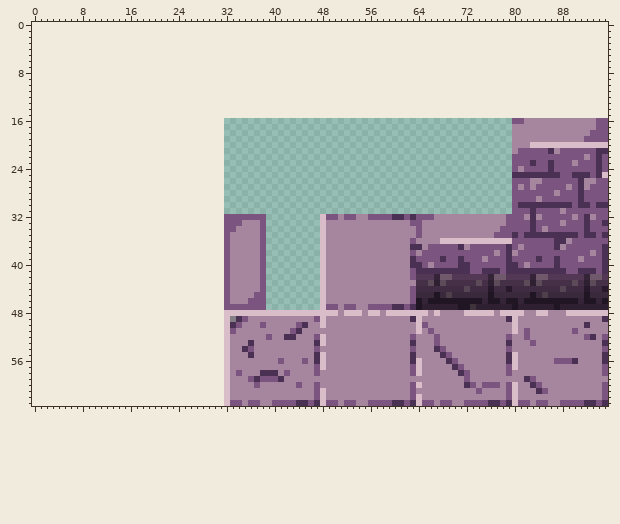
File history of a sprite sheet, sprites/tilesets/dungeon tile.png. Above, as it was before the edit.
The file is 64x48 pixels. Colours within 5 levels of each other are drawn and written as one. The old version is drawn lined up with the new one, on the new canvas.
Once edited:
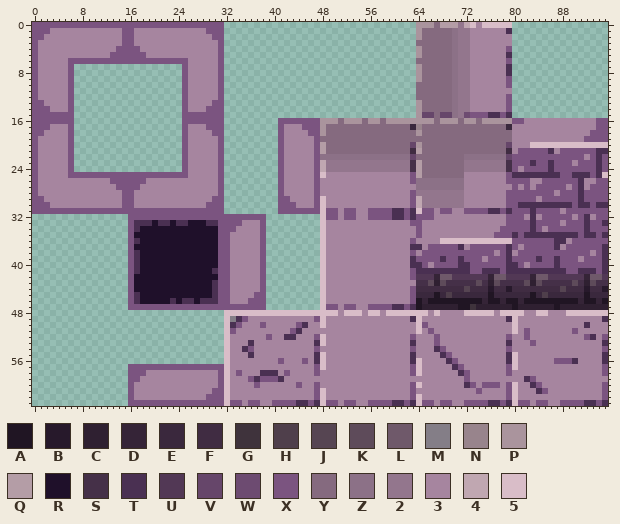
Palette (. is transparent): A #201523  B #27192b  C #2f2031  D #352437  E #3a283d  F #402c42  G #3f333c  H #4f3f4b  J #564552  K #5e4b5a  L #6f596a  M #847e87  N #98848c  P #aa949d  Q #b49da6  R #1f102a  S #453048  T #4a3052  U #523855  V #66466a  W #6d4b71  X #7b5480  Y #856a7f  Z #8c7187  2 #93768d  3 #a6859f  4 #c0a7b1  5 #d9bdc8
Edits made:
canvas 64x48 -> 96x64, the old top-left corner now at 32,16
Changed rows in their new state; - is an unchanged pixel.
first column x 0:
 0 XXXXXXXXXXXXXXXXXXXXXXXXXXXXXXXX--------------------------------PPPYQQQ245355555
 1 XXX333333333333XX333333333333XXX--------------------------------PYYYYYZ22333333T
 2 XX3333333333333XX3333333333333XX--------------------------------PYYYYYZ223333333
 3 X33333333333333XX33333333333333X--------------------------------YYYYYYZ223333333
 4 X3333333333333XXXX3333333333333X--------------------------------PYYYYYZ22333333X
 5 X333333333333XXXXXX333333333333X--------------------------------PYYYYYZ22333333T
 6 X33333XXXXXXXXXXXXXXXXXXXX33333X--------------------------------YYYYYYZ22333333X
 7 X33333X------------------X33333X--------------------------------PYYYYYZ22333333T
 8 X33333X------------------X33333X--------------------------------PYYYYYZ22333333T
 9 X33333X------------------X33333X--------------------------------PYYYYYZ22333333X
10 X33333X------------------X33333X--------------------------------YYYYYYZ22333333X
11 X33333X------------------X33333X--------------------------------YYYYYYZ223333333
12 X33333X------------------X33333X--------------------------------YYYYYYZ22333333X
13 XX3333X------------------X3333XX--------------------------------PYYYYYZ22333333X
14 XXX333X------------------X333XXX--------------------------------PYYYYYZ22333333X
15 XXXXXXX------------------XXXXXXX--------------------------------PVVYVVZ2WXXXTTXT
16 XXXXXXX------------------XXXXXXX---------XXXXXXXPPPYPPPYPPYPPPPPPPPYPPPYPPYPPPPP
17 XXX333X------------------X333XXX---------X333XXXPYYYYYYYYYYYYYYENYYYYYYYYYYYYYYE
18 XX3333X------------------X3333XX---------X3333XXPYYYYYYYYYYYYYYYPYYYYYYYYYYYYYYY
19 X33333X------------------X33333X---------X33333XYYYYYYYYYYYYYYYYYYYYYYYYYYYYYYYY
20 X33333X------------------X33333X---------X33333XQYYYYYYYYYYYYYYVPYYYYYYYYYYYYYYV
21 X33333X------------------X33333X---------X33333XQYYYYYYYYYYYYYYFQYYYYYYYYYYYYYYF
22 X33333X------------------X33333X---------X33333XZZZZZZZZZZZZZZZVYYYYYYYYZZZZZZZV
23 X33333X------------------X33333X---------X33333X422222222222222SQYYYYYYY2222222S
24 X33333X------------------X33333X---------X33333X422222222222222SQYYYYYYY2222222S
25 X33333XXXXXXXXXXXXXXXXXXXX33333X---------X33333X533333333333333XQYYYYYYY3333333X
26 X333333333333XXXXXX333333333333X---------X33333X333333333333333XZZZZZZZZ3333333X
27 X3333333333333XXXX3333333333333X---------X33333X3333333333333333ZZZZZZZZ33333333
28 X33333333333333XX33333333333333X---------X33333X333333333333333X222222223333333X
29 XX3333333333333XX3333333333333XX---------XX3333X533333333333333X422222223333333X
30 XXX333333333333XX333333333333XXX---------XXX333X533333333333333X422222223333333X
31 XXXXXXXXXXXXXXXXXXXXXXXXXXXXXXXX---------XXXXXXX5XX3XX33XXXXTTXT5XX3XX33XXXXTTXT
32 ----------------XXXXXXXXXXXXXXXX------------------------------------------------
33 ----------------XTTTRTTRTTRRRTTX------------------------------------------------
34 ----------------XTRRRRRRRRRRRRRX------------------------------------------------
35 ----------------XRRRRRRRRRRRRRRX------------------------------------------------
36 ----------------XTRRRRRRRRRRRRRX------------------------------------------------
37 ----------------XRRRRRRRRRRRRRRX------------------------------------------------
38 ----------------XTRRRRRRRRRRRRRX------------------------------------------------
39 ----------------XTRRRRRRRRRRRRRX------------------------------------------------
40 ----------------XTRRRRRRRRRRRRRX------------------------------------------------
41 ----------------XTRRRRRRRRRRRRTX------------------------------------------------
42 ----------------XRRRRRRRRRRRRRRX------------------------------------------------
43 ----------------XRRRRRRRRRRRRRTX------------------------------------------------
44 ----------------XRRRRRRRRRRRRRTX------------------------------------------------
45 ----------------XTRRRRRRRRRRRRTX------------------------------------------------
46 ----------------XTRRRRRTRTTRTTTX------------------------------------------------
47 ----------------XXXXXXXXXXXXXXXX------------------------------------------------
first column x 16:
57 XXXXXXXXXXXXXXXX
58 XXX333333333333X
59 XX3333333333333X
60 X33333333333333X
61 X3333333333333XX
62 X333333333333XXX
63 XXXXXXXXXXXXXXXX
